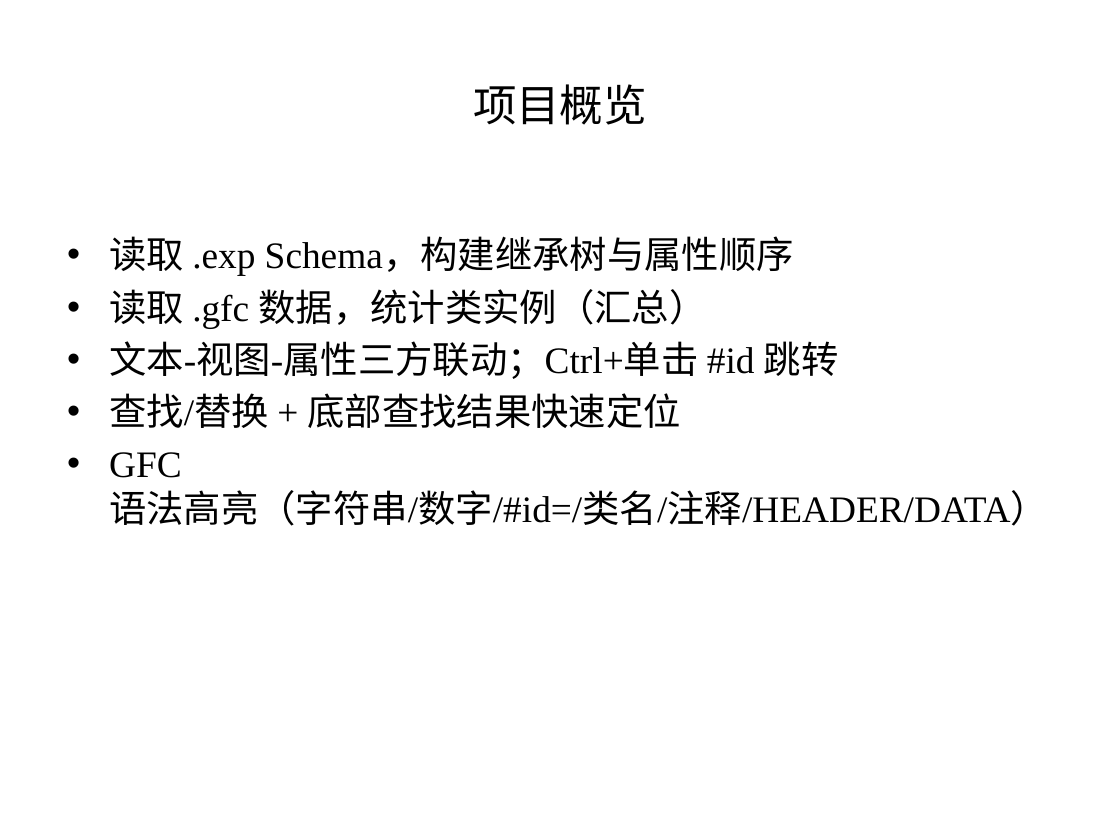
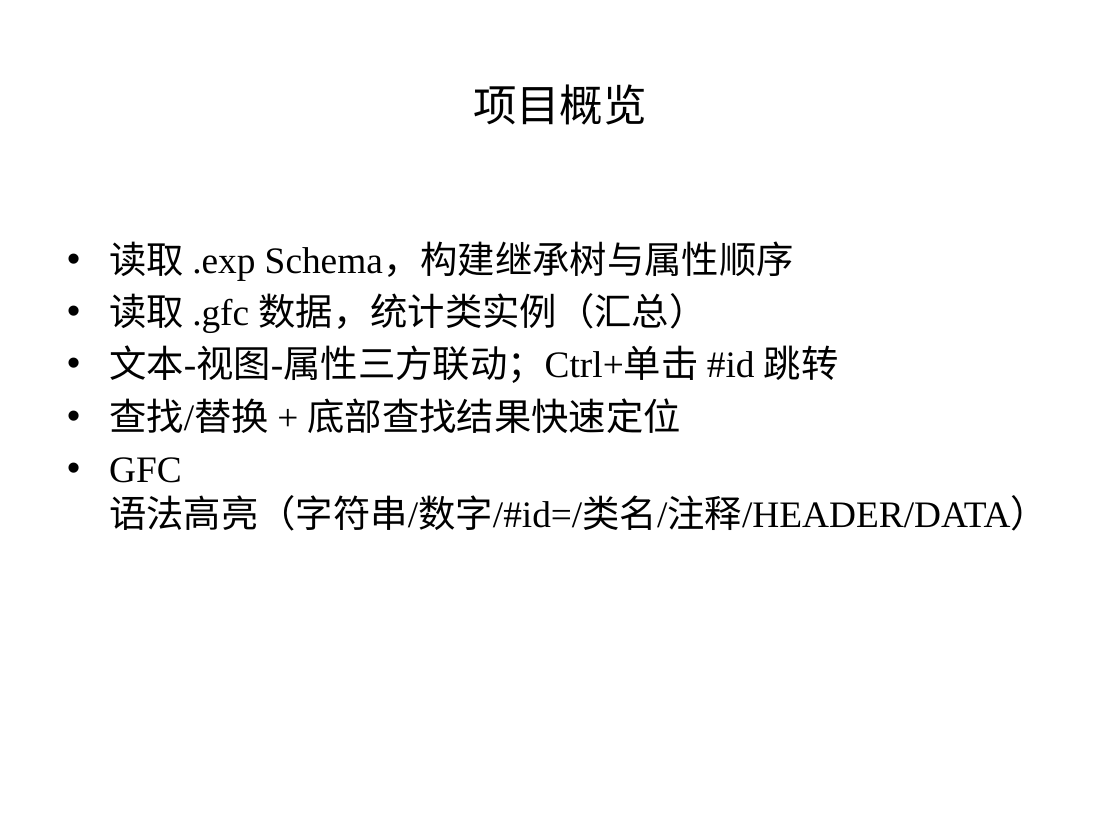
Before and after one commit to azadkong/TOT2025, a slide deck: slide 3 of TOT2025_presentation.pptx. Drawn at 1120x840 pixels with LibreOffice and Linux fonts; fonts in the diff are those of the drawing. Boxes give left, top, right and bottom in pixels: in the first picture for what was removed or moved away, otherwise in the second. Text is boxed around its words. In the diff, an @@ line names an element or a change of style, - is before the commit and + after.

```diff
--- a/TOT2025_presentation.pptx
+++ b/TOT2025_presentation.pptx
@@ text "读取 .exp Schema，构建继承树与属性顺序": place and size @@
-text "读取 .exp Schema，构建继承树与属性顺序" at (109,236,1048,526)
+text "读取 .exp Schema，构建继承树与属性顺序" at (109,241,1048,531)
```
Also in this commit, not shown: 4 other slides changed.
